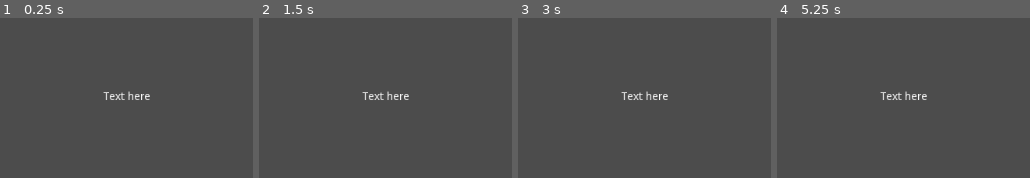
Above: before the commit, frames 1-4 (left to right).
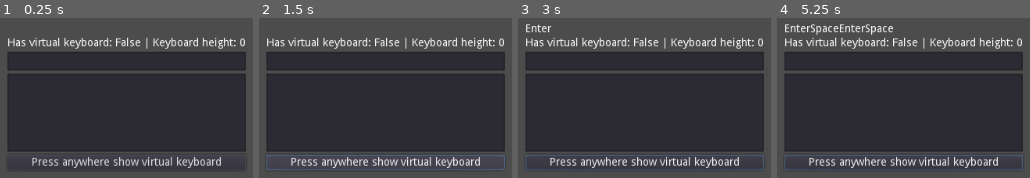
Above: after the commit, the same moments.

Repository: Shilo/Godot-3-Web-Virtual-Keyboard
Game: Godot game, scene res://Main.tscn
Two runs of this game, one before a commit and one after it. Both use one fixed random seed, a clock stepped at 60 frames per second and the inputs below.
Inputs (mouse positions are in pixels of both pictures, inside the frame that each line leads up to):
- Up to frame 1 (0.25 s): no input
- Up to frame 2 (1.5 s): click (385, 162) at 0.5 s, where only the run after the commit has a clickable "Press anywhere show virtual k…"; click (385, 162) at 1.25 s, where only the run after the commit has a clickable "Press anywhere show virtual k…"
- Up to frame 3 (3 s): click (644, 162) at 2 s, where only the run after the commit has a clickable "Press anywhere show virtual k…"; tap Enter at 2.75 s; move the mouse to (outside the picture) at 2.77 s; click (outside the picture) at 2.92 s
- Up to frame 4 (5.25 s): tap Space at 3.5, 5 s; move the mouse to (outside the picture) at 3.52 s; click (outside the picture) at 3.67 s; tap Enter at 4.25 s; move the mouse to (outside the picture) at 4.27 s; click (outside the picture) at 4.42 s; move the mouse to (outside the picture) at 5.02 s; click (outside the picture) at 5.17 s

The runs differ from the first frame. In frame 1, 61% of the frame differs, in the area x 2-98%, y 11-94%; in frame 2, 62%; in frame 3, 62%; in frame 4, 63%, in the area x 2-98%, y 3-95%.

Commit message:
feat: added semi working project

Diff:
--- a/godot/Main.tscn
+++ b/godot/Main.tscn
@@ -1,17 +1,52 @@
-[gd_scene format=2]
+[gd_scene load_steps=5 format=2]
+
+[ext_resource path="res://main.gd" type="Script" id=1]
+[ext_resource path="res://button.gd" type="Script" id=2]
+[ext_resource path="res://text.gd" type="Script" id=3]
+[ext_resource path="res://input.gd" type="Script" id=4]
 
 [node name="Main" type="CenterContainer"]
 anchor_right = 1.0
 anchor_bottom = 1.0
+script = ExtResource( 1 )
 
 [node name="VBoxContainer" type="VBoxContainer" parent="."]
-margin_left = 482.0
-margin_top = 293.0
-margin_right = 542.0
-margin_bottom = 307.0
+margin_left = 384.0
+margin_top = 206.0
+margin_right = 639.0
+margin_bottom = 394.0
 
-[node name="Text" type="Label" parent="VBoxContainer"]
-unique_name_in_owner = true
-margin_right = 60.0
+[node name="Input" type="Label" parent="VBoxContainer"]
+margin_right = 255.0
 margin_bottom = 14.0
-text = "Text here"
+autowrap = true
+max_lines_visible = 20
+script = ExtResource( 4 )
+
+[node name="Output" type="Label" parent="VBoxContainer"]
+margin_top = 18.0
+margin_right = 255.0
+margin_bottom = 32.0
+text = "Test"
+align = 1
+script = ExtResource( 3 )
+
+[node name="LineEdit" type="LineEdit" parent="VBoxContainer"]
+margin_top = 36.0
+margin_right = 255.0
+margin_bottom = 60.0
+caret_blink = true
+caret_blink_speed = 0.5
+
+[node name="TextEdit" type="TextEdit" parent="VBoxContainer"]
+margin_top = 64.0
+margin_right = 255.0
+margin_bottom = 164.0
+rect_min_size = Vector2( 0, 100 )
+
+[node name="Button" type="Button" parent="VBoxContainer"]
+margin_top = 168.0
+margin_right = 255.0
+margin_bottom = 188.0
+text = "Press anywhere show virtual keyboard"
+script = ExtResource( 2 )
--- /dev/null
+++ b/godot/button.gd
@@ -0,0 +1,4 @@
+extends Button
+
+func _pressed():
+	OS.show_virtual_keyboard()
--- /dev/null
+++ b/godot/input.gd
@@ -0,0 +1,10 @@
+extends Label
+
+func _input(event):
+	if !(event is InputEventKey) || !event.is_pressed():
+		return
+
+	var scancode = event.physical_scancode
+	if !scancode: scancode = event.scancode
+
+	text += OS.get_scancode_string(OS.keyboard_get_scancode_from_physical(scancode))
--- /dev/null
+++ b/godot/main.gd
@@ -0,0 +1,12 @@
+extends CenterContainer
+
+onready var has_virtual_keyboard = OS.has_virtual_keyboard()
+
+func _input(event):
+	if !has_virtual_keyboard || !(event is InputEventMouseButton) || !event.is_pressed():
+		return
+
+	if OS.get_virtual_keyboard_height() > 0:
+		OS.hide_virtual_keyboard()
+	else:
+		OS.show_virtual_keyboard()
--- /dev/null
+++ b/godot/text.gd
@@ -0,0 +1,4 @@
+extends Label
+
+func _process(_delta):
+	text = "Has virtual keyboard: " + str(OS.has_virtual_keyboard()) + " | Keyboard height: " + str(OS.get_virtual_keyboard_height())
Not shown, changed: godot/export_presets.cfg
Not shown, changed: docs/index.html
Not shown, changed: docs/index.pck
Not shown, added: tools/serve.bat
